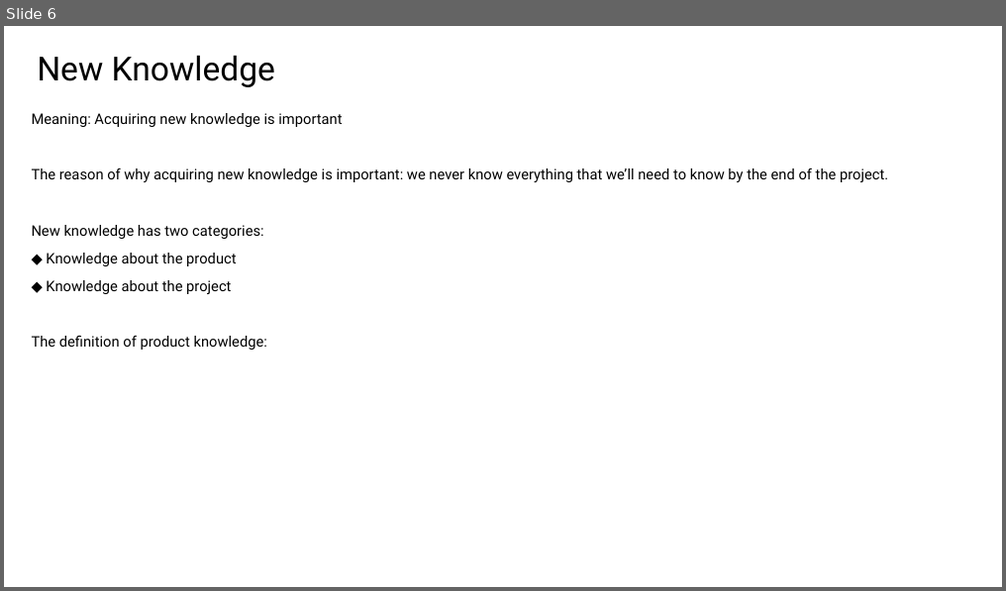
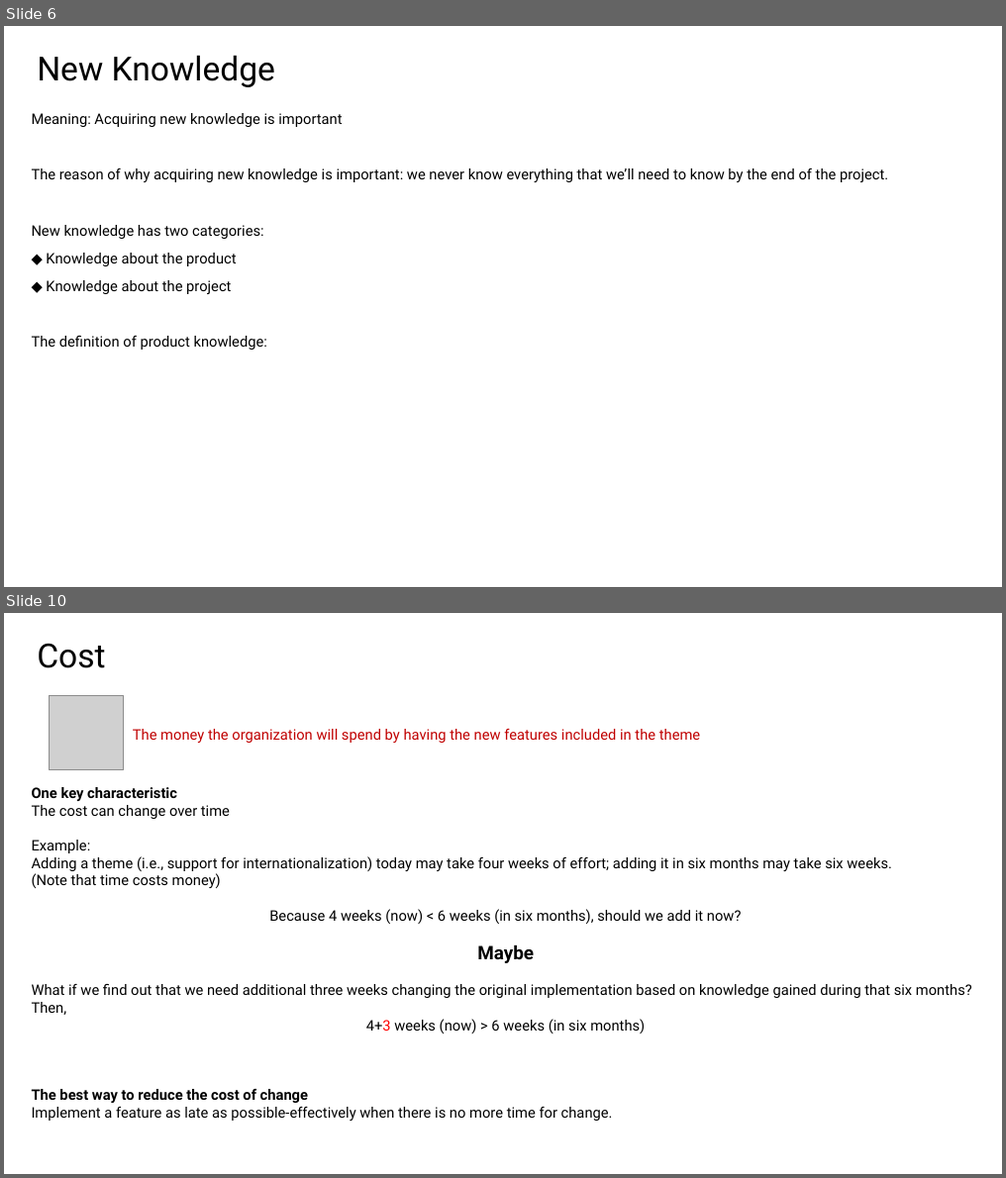
Before and after one commit to yousei-github/StudyNotes, a slide deck: temp/勉強会.pptx. Shown one above the other, each under a label of ours: slide 6 before the commit, slides 6 and 10 after it; the slides between them are not shown. The pictures are 1006x591 and 1006x1178 pixels, drawn with LibreOffice and Linux fonts; fonts in the diff are those of the drawing; grey boxes stand for pictures. Boxes give left, top, right and bottom in pixels: in the first picture for what was removed or moved away, otherwise in the second. Text is boxed around its words. In the diff, an @@ line names an element or a change of style, - is before the commit and + after.

```diff
--- a/temp/勉強会.pptx
+++ b/temp/勉強会.pptx
@@ slide 10 added at (4,613,1002,1174), background #FFFFFF @@
@@ text added at (37,643,105,668), 32 pt, text #000000 @@
+Cost
@@ picture added at (49,695,124,770) @@
@@ text added at (133,729,700,743), 14 pt, text #C00000 @@
+The money the organization will spend by having the new features included in the theme
@@ text added at (32,787,972,1121), 14 pt, text #000000 @@
+One key characteristic
+The cost can change over time
+Example:
+Adding a theme (i.e., support for internationalization) today may take four weeks of effort; adding it in six months may take six weeks.
+(Note that time costs money)
+Because 4 weeks (now) < 6 weeks (in six months), should we add it now?
+Maybe
+What if we find out that we need additional three weeks changing the original implementation based on knowledge gained during that six months?
+Then,
+4+3 weeks (now) > 6 weeks (in six months)
+The best way to reduce the cost of change
+Implement a feature as late as possible-effectively when there is no more time for change.
```
Also in this commit, not shown: 4 other slides added, 1 other file.
